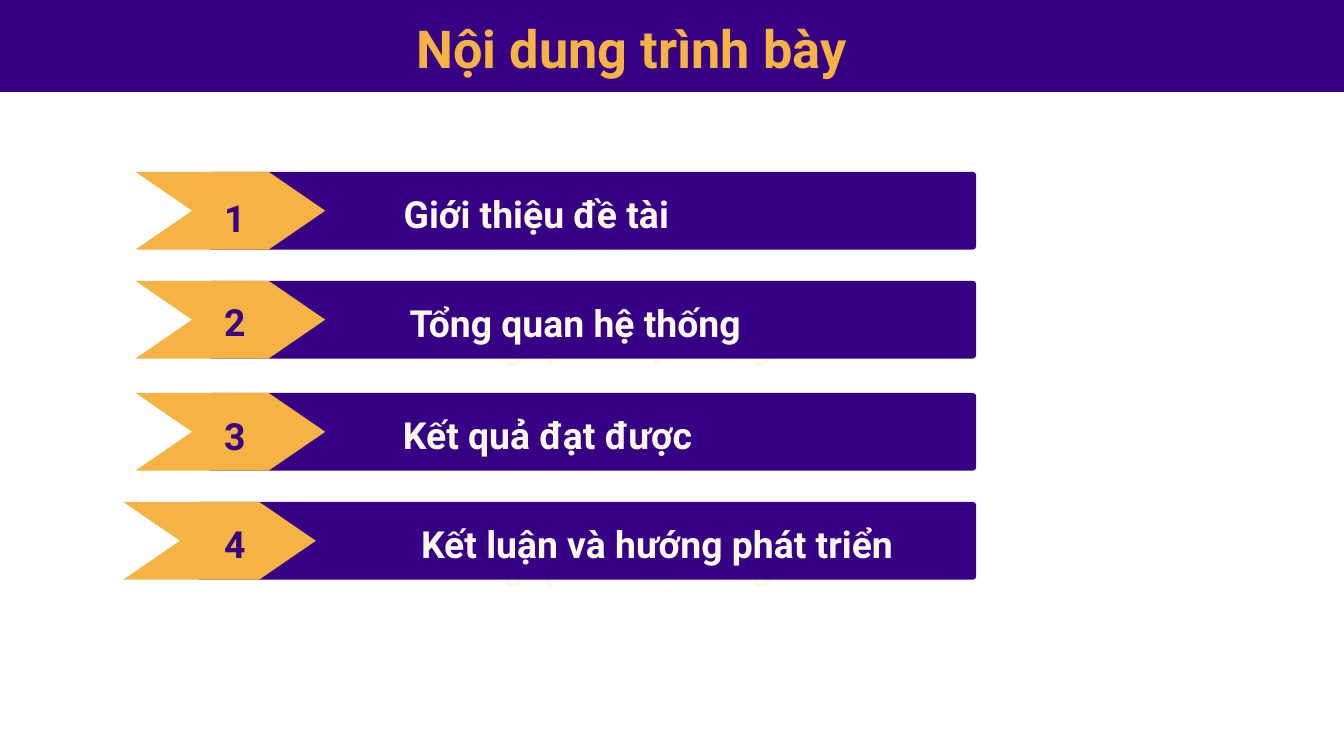
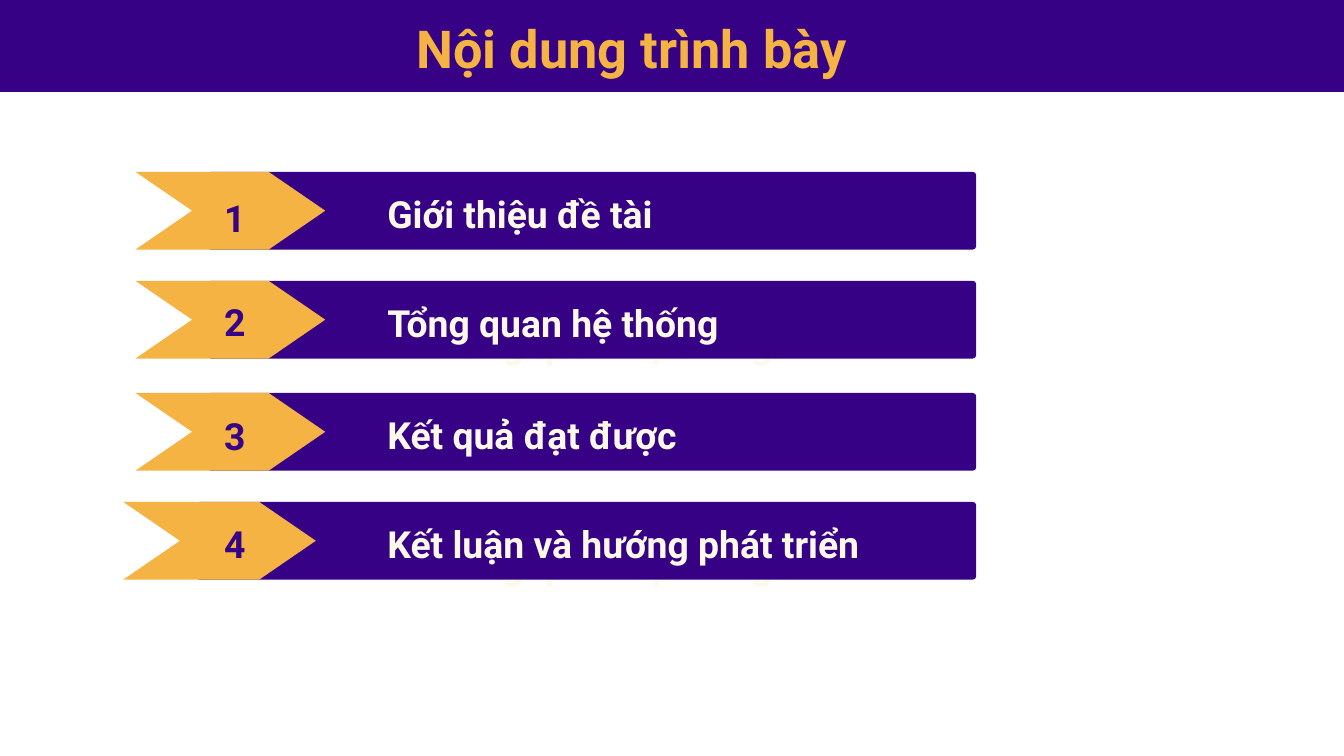
Before and after one commit to Huyle205/csn-da23ttc-letuanhuy-webhoctap-reactjs, a slide deck: slide 2 of thesis/abs/Bao cao thuyet trinh.pptx. Drawn at 1344x756 pixels with LibreOffice and Linux fonts; fonts in the diff are those of the drawing. Boxes give left, top, right and bottom in pixels: in the first picture for what was removed or moved away, otherwise in the second. Text is boxed around its words. In the diff, an @@ line names an element or a change of style, - is before the commit and + after.

```diff
--- a/thesis/abs/Bao cao thuyet trinh.pptx
+++ b/thesis/abs/Bao cao thuyet trinh.pptx
@@ alignment centre to left in 4 elements at <box>387,527,859,566</box>, <box>441,324,773,368</box>, <box>387,198,652,235</box>, <box>387,418,676,457</box> @@
```
Also in this commit, not shown: 12 other slides changed.
